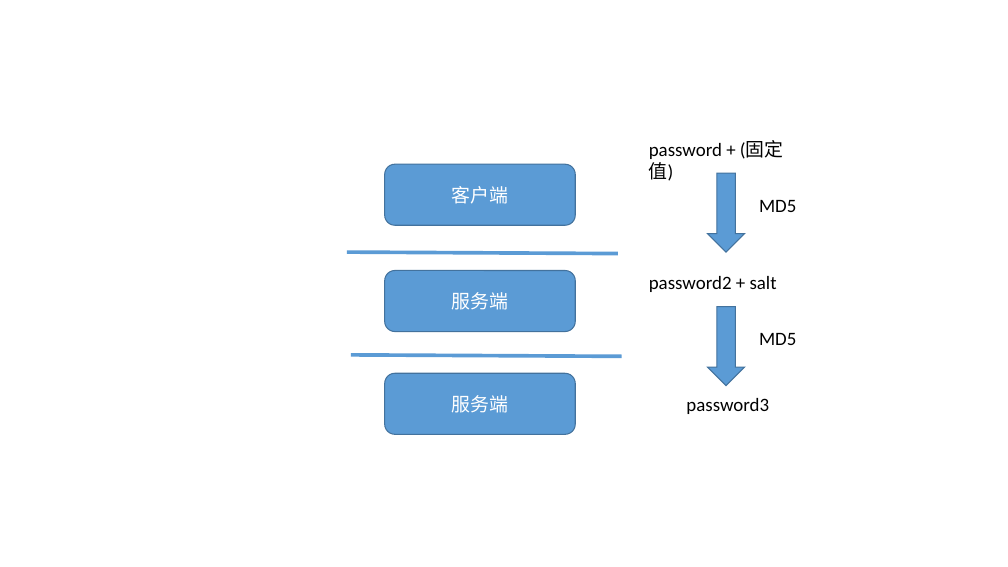
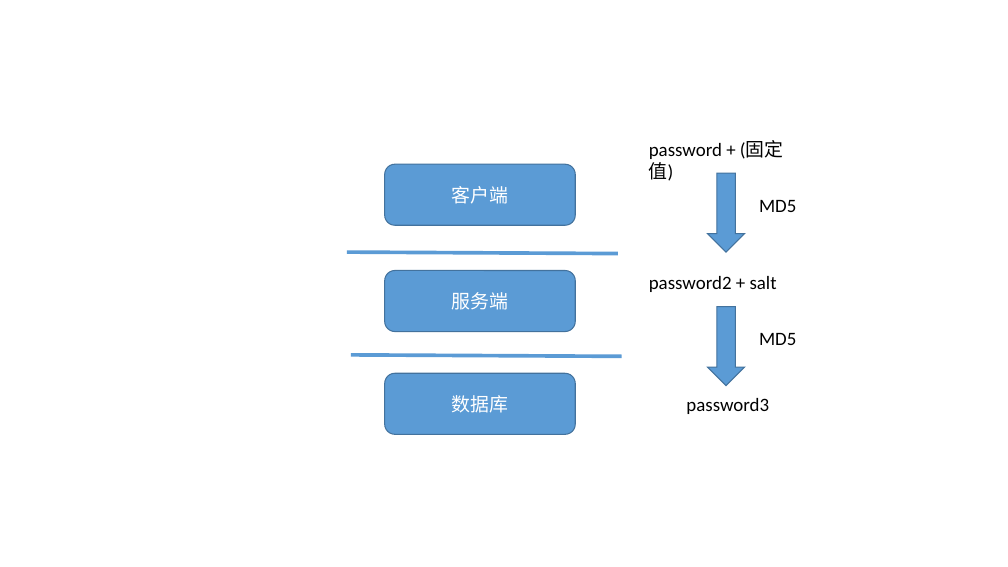
Before and after one commit to OrdinaryYZH/OrdinaryYZH.github.io, a slide deck: slide 3 of source/_posts/private/videos/miaosha/笔记.pptx. Drawn at 1008x567 pixels with LibreOffice and Linux fonts; fonts in the diff are those of the drawing. Boxes give left, top, right and bottom in pixels: in the first picture for what was removed or moved away, otherwise in the second. Text is boxed around its words. In the diff, an @@ line names an element or a change of style, - is before the commit and + after.

```diff
--- a/source/_posts/private/videos/miaosha/笔记.pptx
+++ b/source/_posts/private/videos/miaosha/笔记.pptx
@@ text in rounded rectangle at (452, 395, 509, 413): text changed @@
-服务端
+数据库
```
Also in this commit, not shown: 1 slide added, 1 other file.
